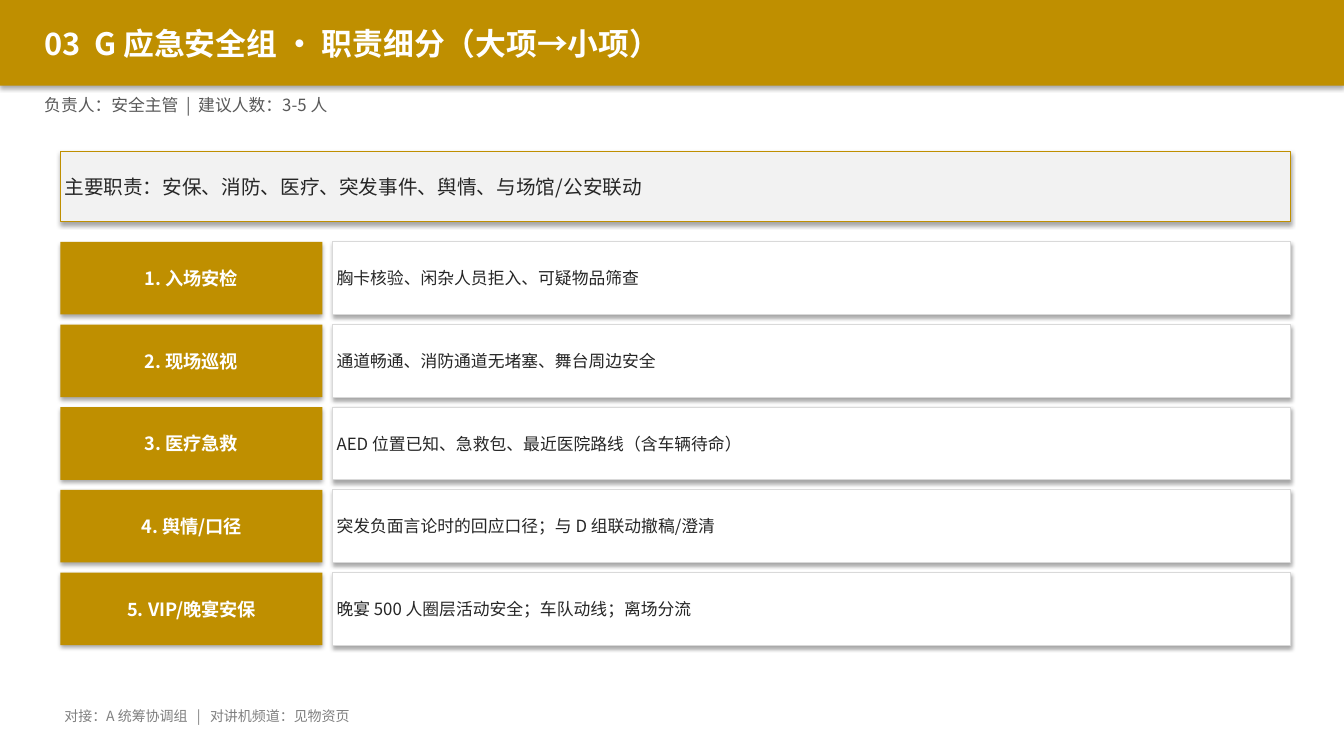
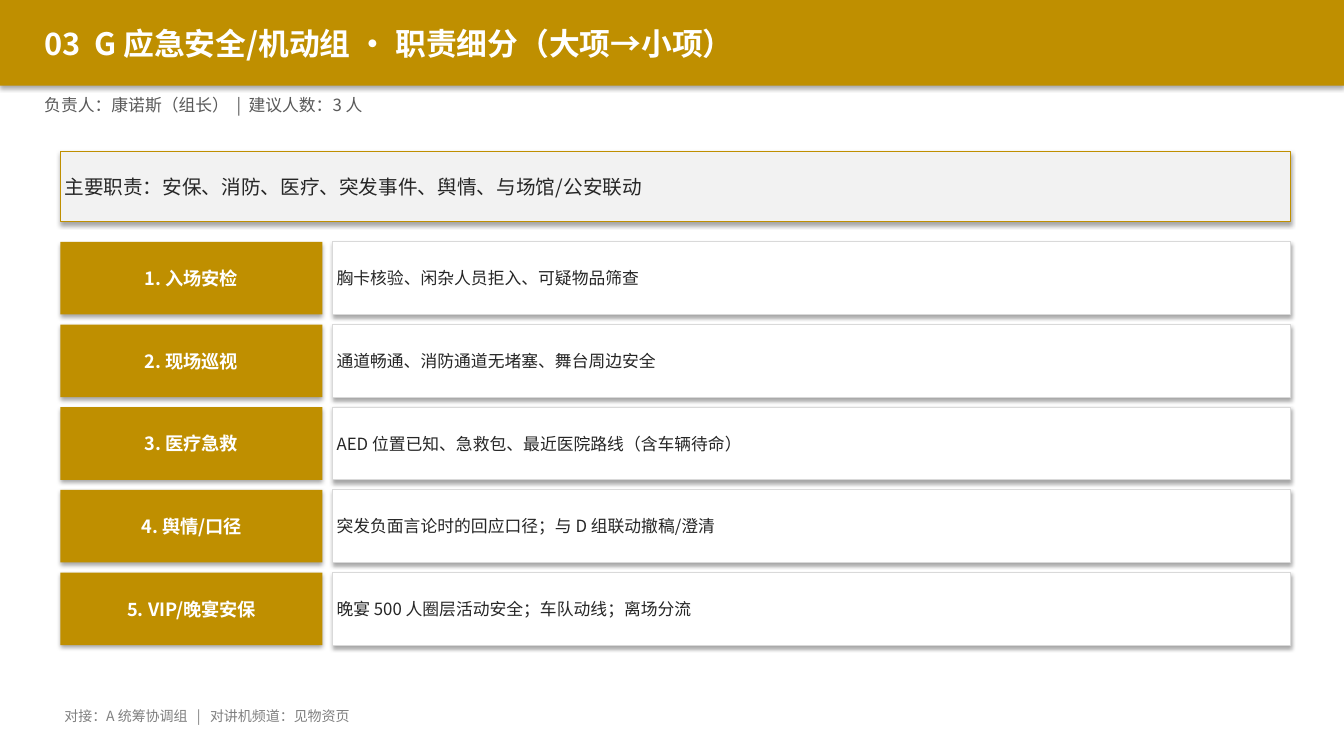
Before and after one commit to hujigang2010-maker/AIDEN, a slide deck: slide 11 of 2026峰会_志愿者分工方案.pptx. Drawn at 1344x756 pixels with LibreOffice and Linux fonts; fonts in the diff are those of the drawing. Boxes give left, top, right and bottom in pixels: in the first picture for what was removed or moved away, otherwise in the second. Text is boxed around its words. In the diff, an @@ line names an element or a change of style, - is before the commit and + after.

```diff
--- a/2026峰会_志愿者分工方案.pptx
+++ b/2026峰会_志愿者分工方案.pptx
@@ text at (44,28,733,61): text changed @@
-03 G 应急安全组 · 职责细分（大项→小项）
+03 G 应急安全/机动组 · 职责细分（大项→小项）
@@ text at (44,97,363,113): text changed @@
-负责人：安全主管 | 建议人数：3-5 人
+负责人：康诺斯（组长） | 建议人数：3 人
```
Also in this commit, not shown: 14 other slides changed, 1 slide added, 2 other files.
